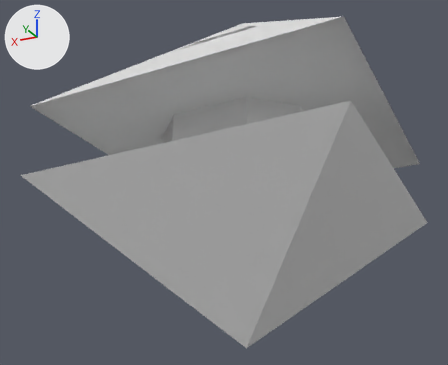
The Blender file _blender_dev/Base_Star_Beta/base_star_0_2.blend: old version first, new version second.
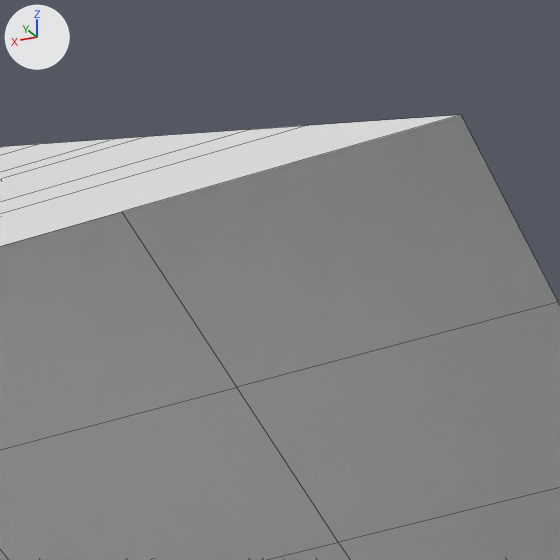
Each version is shown whole from a camera (50 mm lens) standing at (-12.1, 26.49, -7.14) and looking at (1.03, 0.23, 4.68), then close up on the part from 62% to 80% of the width and 0% to 22% of the height. Lighting does not change. The marker at upper left points along +X, +Y and +Z. The close-ups show mesh edges as thin lines.

Before the edit, the objects in view are built like this:
```python
me_cube_002 = bpy.data.meshes.new('Cube.002')
me_cube_002.from_pydata(...)  # 382 vertices, 330 faces; spans x -0.66..0.66, y -0.66..0.66, z -1.23..0.31
# before: 0 (0.66, -0.66, -0.62), 1 (0.66, 0.66, -0.62) at pixel (460, 114), 2 (-0.66, 0.66, -0.62), 8 (0.52, -0.52, -0.75), 9 (0.52, 0.52, -0.75) at pixel (251, 129)
# before: 10 (-0.52, 0.52, -0.75), 68 (0.56, 0.56, -0.71) at pixel (308, 125), 69 (-0.56, 0.56, -0.71), 71 (0.56, -0.56, -0.71), 175 (0.66, 0.0, -0.62)
# before: 176 (0.0, 0.66, -0.62), 180 (0.66, -0.33, -0.62), 181 (0.33, 0.66, -0.62), 184 (0.66, 0.33, -0.62), 185 (-0.33, 0.66, -0.62)
# before: 196 (0.66, -0.49, -0.62), 197 (0.49, 0.66, -0.62) at pixel (121, 211), 200 (0.66, 0.16, -0.62), 201 (-0.16, 0.66, -0.62), 208 (0.66, -0.16, -0.62)
# before: 209 (0.16, 0.66, -0.62), 212 (0.66, 0.49, -0.62) at pixel (557, 302), 213 (-0.49, 0.66, -0.62), 251 (0.49, 0.49, -0.62) at pixel (236, 387)
ob_cube_002 = bpy.data.objects.new('Cube.002', me_cube_002)
ob_cube_002.location = (0.0, 0.0, 0.0)
ob_cube_002.rotation_euler = (0.0, 3.142, 0.0)  # degrees (0, 180, 0)
ob_cube_002.scale = (11.5, 11.5, 11.5)
```
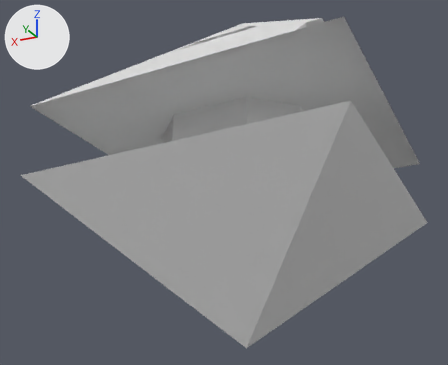
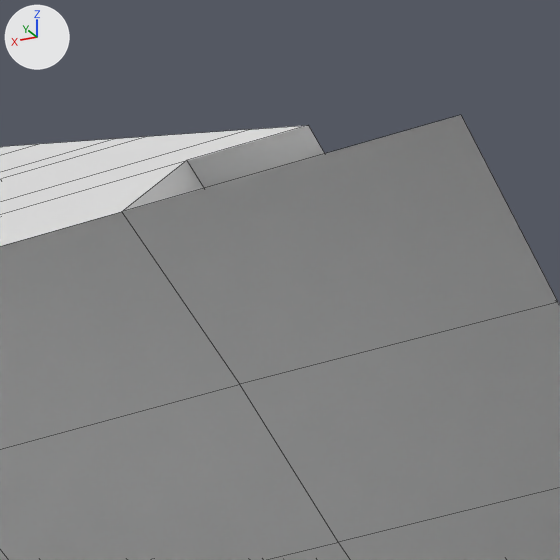
Scene script edits in JSON lines:
```json
{"block": "me_cube_002", "where": "me_cube_002.from_pydata(...)  # 382 vertices, 330 faces; spans x -0.66..0.66, y -0.66..0.66, z -1.23..0.31"}
{"block": "me_cube_002", "where": "# used by ob_cube_002; location = (0.0, 0.0, 0.0); rotation_euler = (0.0, 3.142, 0.0), in degrees (0, 180, 0); scale = (11.5, 11.5, 11.5)"}
{"block": "me_cube_002", "where": "# verts and faces of me_cube_002; kept vertices keep their numbers, new ones are numbered from 382"}
{"block": "me_cube_002", "change": "me_cube_002 part 1"}
{"op": "add", "block": "me_cube_002", "code": "delete_faces([(0, 71, 68, 1, 212, 184, 200, 175, 208, 180, 196), (1, 68, 69, 2, 213, 185, 201, 176, 209, 181, 197), (8, 9, 68, 71), (9, 10, 69, 68)])"}
{"op": "add", "block": "me_cube_002", "code": "verts[382] = (0.56, 0.49, -0.71)"}
{"op": "add", "block": "me_cube_002", "code": "verts[383] = (0.49, 0.56, -0.71)  # pixel (186, 160)"}
{"op": "add", "block": "me_cube_002", "code": "verts[384] = (0.49, 0.49, -0.71)"}
{"op": "add", "block": "me_cube_002", "code": "faces += [(0, 71, 382, 212, 184, 200, 175, 208, 180, 196), (8, 9, 68, 382, 71), (9, 10, 69, 383, 68), (212, 382, 384, 251), (197, 251, 384, 383), (68, 383, 384, 382)]"}
{"op": "add", "block": "me_cube_002", "code": "faces += [(2, 213, 185, 201, 176, 209, 181, 197, 383, 69)]"}
```

Boxes [x1, y1, x2, y2] around the edits, measured in the close-ups (560 x 560 px):
```json
{"part": 1, "of": "me_cube_002", "change": "built on", "before": [0, 115, 459, 246], "after": [0, 125, 324, 246]}
```
